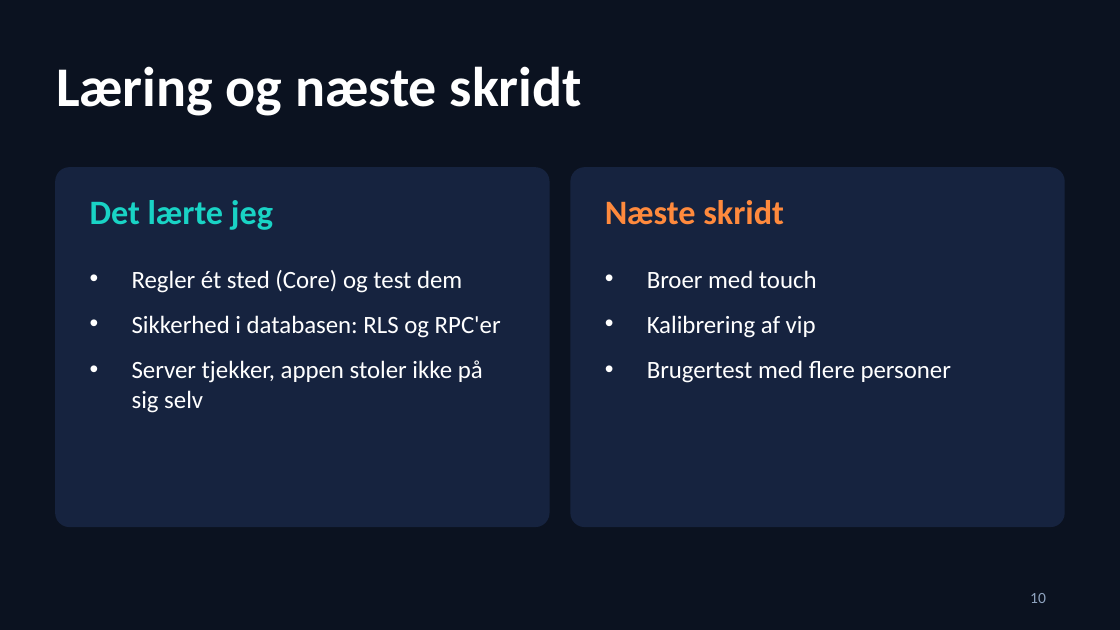
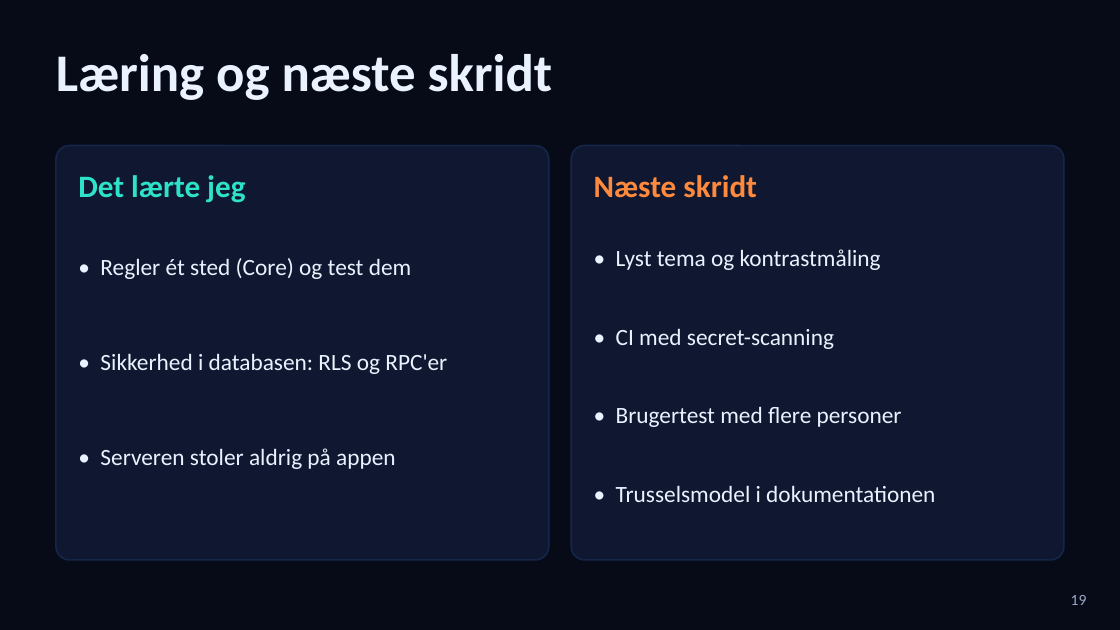
Before and after one commit to RedSkia/TiltMaze, a slide deck: slide 19 of docs/TiltMaze.pptx (slide 10 before the commit). Drawn at 1120x630 pixels with LibreOffice and Linux fonts; fonts in the diff are those of the drawing. Boxes give left, top, right and bottom in pixels: in the first picture for what was removed or moved away, otherwise in the second. Text is boxed around its words. In the diff, an @@ line names an element or a change of style, - is before the commit and + after.

```diff
--- a/docs/TiltMaze.pptx
+++ b/docs/TiltMaze.pptx
@@ background #0B1220 to #070B18 @@
@@ text "Læring og næste skridt" at bbox=[56, 54, 553, 100]: size 36 to 34 pt, text colour #FFFFFF to #EAF1FF @@
@@ rounded rectangle: place and size @@
-rounded rectangle at bbox=[56, 168, 549, 526]
+rounded rectangle at bbox=[56, 146, 549, 560]
@@ rounded rectangle at bbox=[56, 146, 549, 560]: fill #16233F to #0F1830; outline #16233F 1 pt to #16264A 1 pt; proportions changed @@
@@ rounded rectangle at bbox=[571, 146, 1064, 560]: fill #16233F to #0F1830; outline #16233F 1 pt to #16264A 1 pt; proportions changed @@
@@ rounded rectangle: place and size @@
-rounded rectangle at bbox=[571, 168, 1064, 526]
+rounded rectangle at bbox=[571, 146, 1064, 560]
@@ text "Det lærte jeg": place and size @@
-text "Det lærte jeg" at bbox=[90, 200, 273, 230]
+text "Det lærte jeg" at bbox=[78, 175, 245, 203]
@@ text "Det lærte jeg" at bbox=[78, 175, 245, 203]: size 22 to 20 pt, text colour #19D3C5 to #2DE2C8; vertical alignment top to middle @@
@@ text "Næste skridt": place and size @@
-text "Næste skridt" at bbox=[605, 200, 784, 225]
+text "Næste skridt" at bbox=[594, 175, 757, 198]
@@ text "Næste skridt" at bbox=[594, 175, 757, 198]: size 22 to 20 pt; vertical alignment top to middle @@
@@ text added at bbox=[100, 258, 411, 279], 15 pt, text #EAF1FF @@
+• Regler ét sted (Core) og test dem
@@ text added at bbox=[616, 249, 881, 270], 15 pt, text #EAF1FF @@
+• Lyst tema og kontrastmåling
@@ text "• Sikkerhed i databasen: RLS ..." at bbox=[100, 353, 447, 374]: vertical alignment top to middle @@
@@ text added at bbox=[616, 328, 834, 349], 15 pt, text #EAF1FF @@
+• CI med secret-scanning
@@ text at bbox=[100, 353, 447, 374]: text changed; size 16 to 15 pt; text colour #FFFFFF to #EAF1FF @@
-• Regler ét sted (Core) og test dem
-• Sikkerhed i databasen: RLS og RPC'er
-• Server tjekker, appen stoler ikke på sig selv
+• Sikkerhed i databasen: RLS og RPC'er
@@ text "• Brugertest med flere personer" at bbox=[616, 406, 902, 427]: vertical alignment top to middle @@
@@ text at bbox=[616, 406, 902, 427]: text changed; size 16 to 15 pt; text colour #FFFFFF to #EAF1FF @@
-• Broer med touch
-• Kalibrering af vip
-• Brugertest med flere personer
+• Brugertest med flere personer
@@ text added at bbox=[100, 448, 396, 469], 15 pt, text #EAF1FF @@
+• Serveren stoler aldrig på appen
@@ text added at bbox=[616, 485, 935, 502], 15 pt, text #EAF1FF @@
+• Trusselsmodel i dokumentationen
@@ page number removed at bbox=[1030, 593, 1046, 603] @@
-10
@@ text added at bbox=[1071, 595, 1087, 605], 10 pt, text #9AA8C8 @@
+19
```
Also in this commit, not shown: 3 other slides changed, 16 slides added, 6 slides removed.
